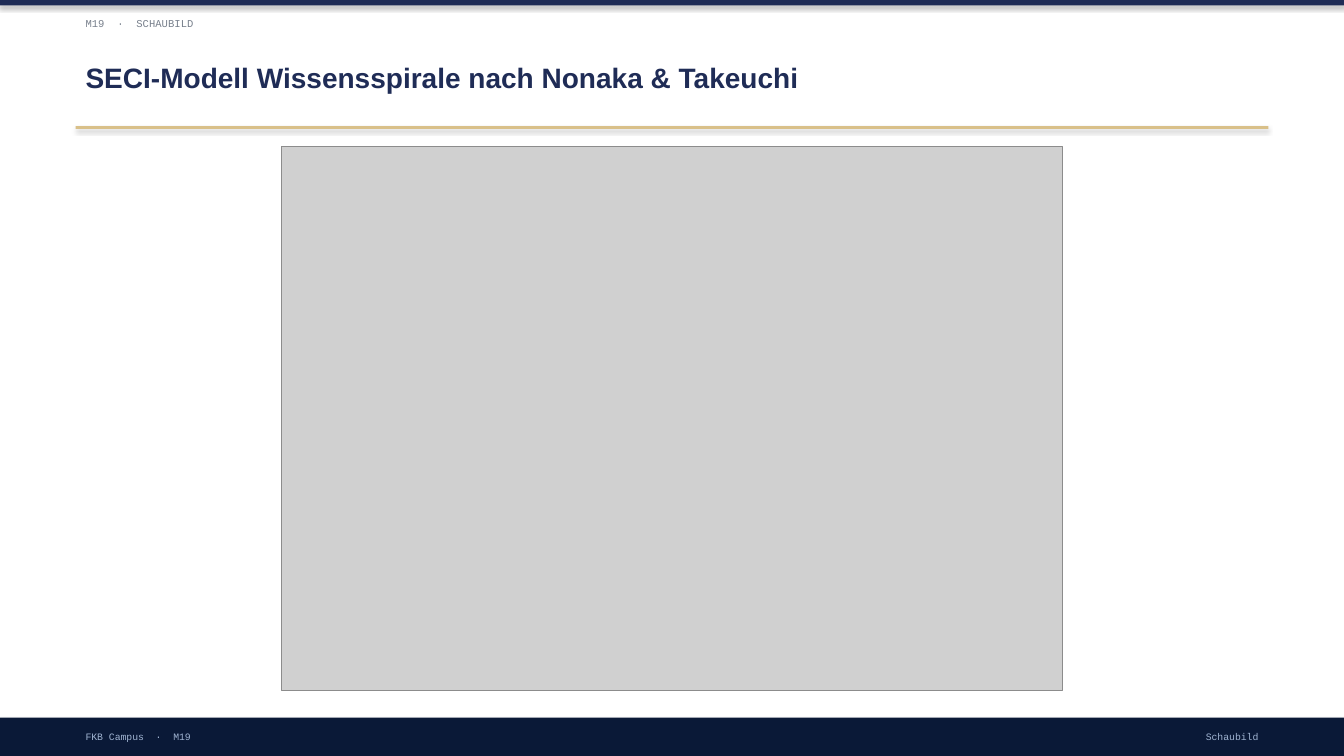
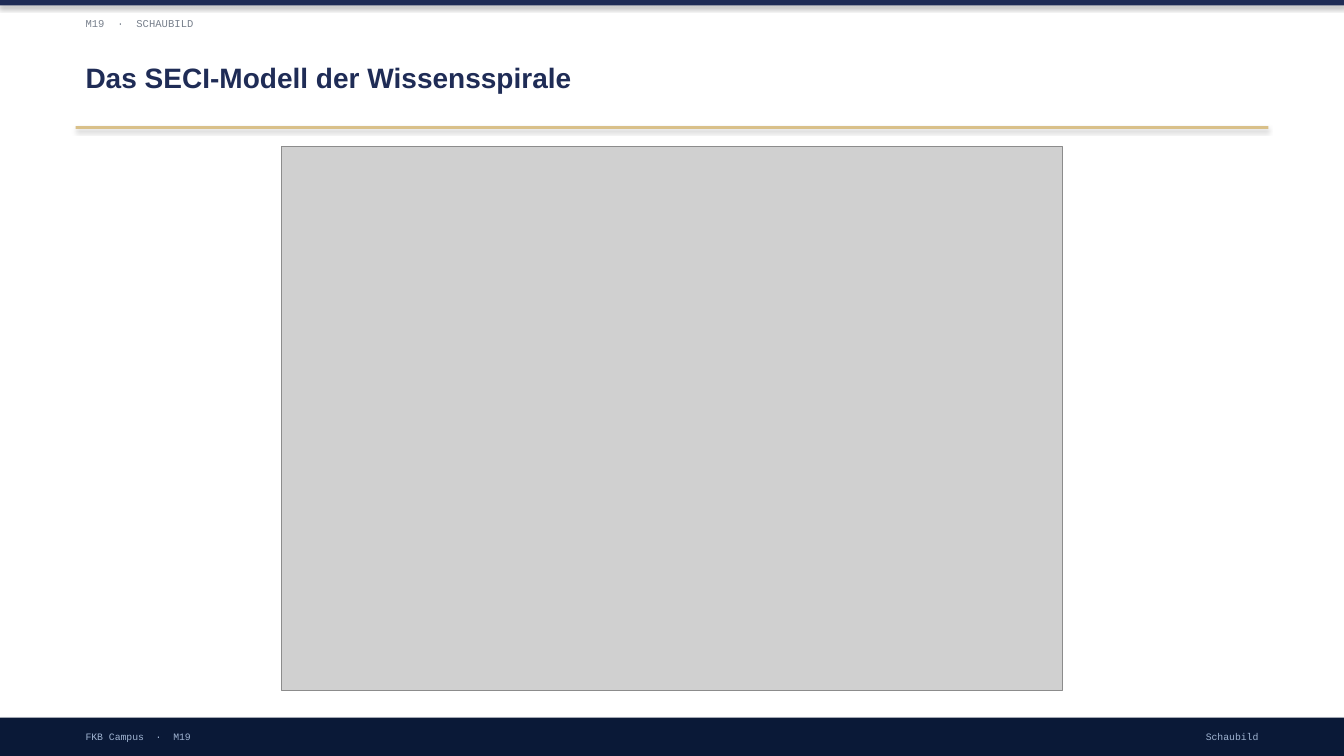
Before and after one commit to ck5rqc47pr-byte/firmenkundenakademie-online, a slide deck: slide 7 of protected-downloads/praesentation/M19.pptx (slide 5 before the commit). Drawn at 1344x756 pixels with LibreOffice and Linux fonts; fonts in the diff are those of the drawing; grey boxes stand for pictures. Boxes give left, top, right and bottom in pixels: in the first picture for what was removed or moved away, otherwise in the second. Text is boxed around its words. In the diff, an @@ line names an element or a change of style, - is before the commit and + after.

```diff
--- a/protected-downloads/praesentation/M19.pptx
+++ b/protected-downloads/praesentation/M19.pptx
@@ text at (86, 67, 571, 93): text changed @@
-SECI-Modell Wissensspirale nach Nonaka & Takeuchi
+Das SECI-Modell der Wissensspirale
```
Also in this commit, not shown: 2 other slides changed, 7 slides added, 8 slides removed, 1 other file.
